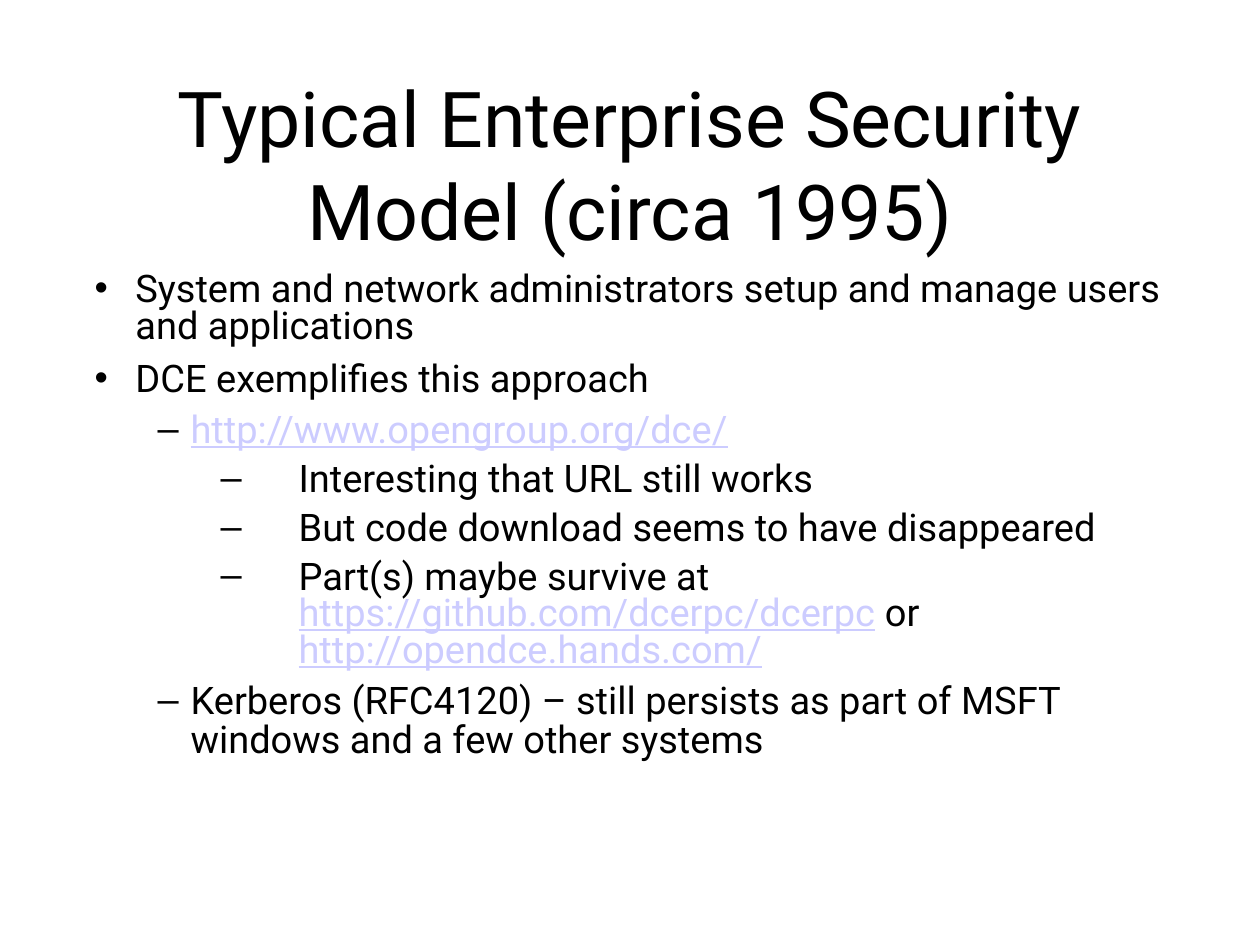
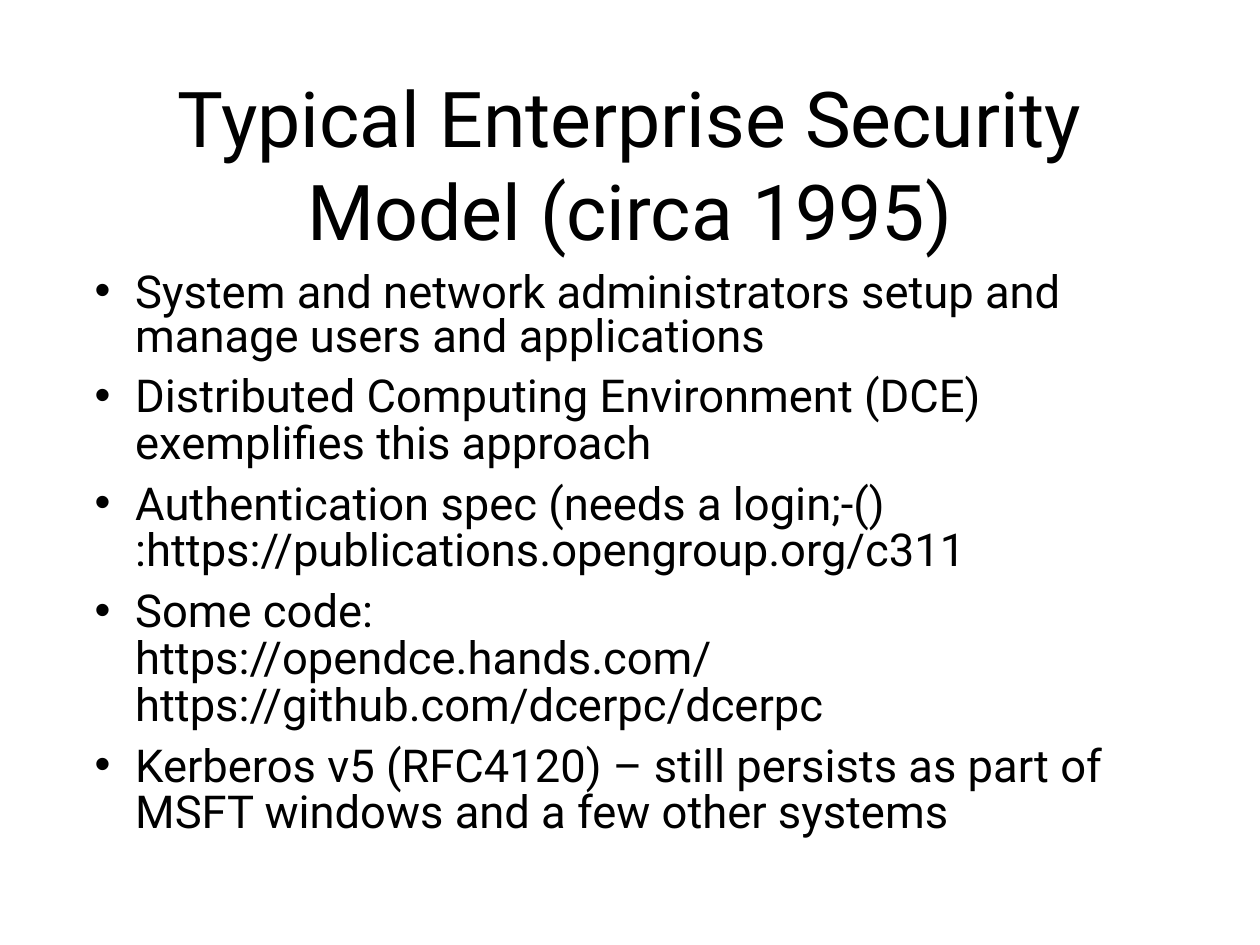
Before and after one commit to sftcd/cs7053, a slide deck: slide 19 of 2021lectures/02-concepts.ppt. Drawn at 1260x945 pixels with LibreOffice and Linux fonts; fonts in the diff are those of the drawing. Boxes give left, top, right and bottom in pixels: in the first picture for what was removed or moved away, otherwise in the second. Text is boxed around its words. In the diff, an @@ line names an element or a change of style, - is before the commit and + after.

```diff
--- a/2021lectures/02-concepts.ppt
+++ b/2021lectures/02-concepts.ppt
@@ text at bbox=[135, 274, 1060, 362]: size 21.7 to 25.9 pt in "System and network administrators setup and manage ..." @@
@@ text at bbox=[135, 376, 1102, 838]: text changed; size 21.7 to 25.9 pt @@
-• DCE exemplifies this approach
-  – http://www.opengroup.org/dce/
-  – Interesting that URL still works
-  – But code download seems to have disappeared
-  – Part(s) maybe survive at https://github.com/dcerpc/dcerpc or http://opendce.hands.com/
-  – Kerberos (RFC4120) – still persists as part of MSFT windows and a few other systems
+• Distributed Computing Environment (DCE) exemplifies this approach
+• Authentication spec (needs a login;-() :https://publications.opengroup.org/c311
+• Some code:
+  https://opendce.hands.com/
+  https://github.com/dcerpc/dcerpc
+• Kerberos v5 (RFC4120) – still persists as part of MSFT windows and a few other systems
```
Also in this commit, not shown: 22 other slides changed, 1 slide added, 3 other files.
